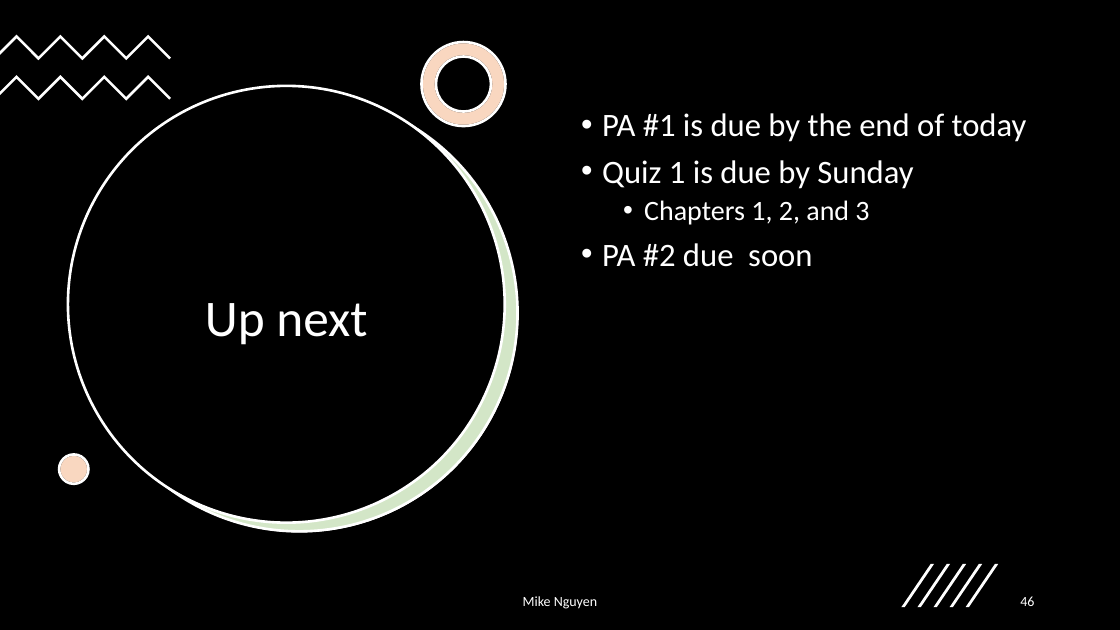
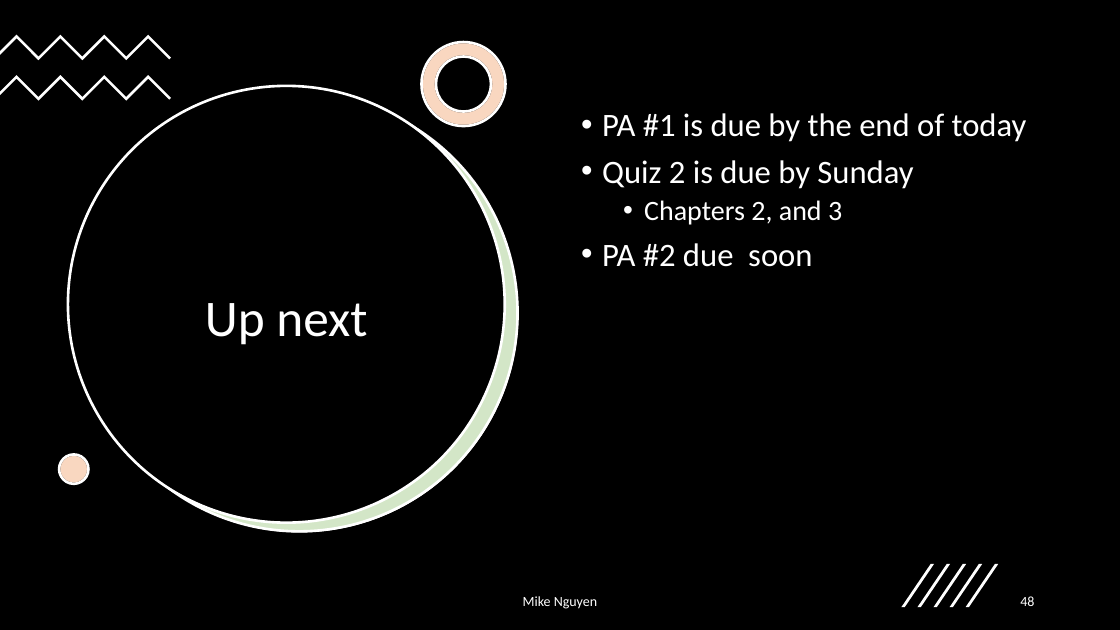
Before and after one commit to mikenguyen13/mar4050_S22, a slide deck: slide 48 of lectures/2/1_Marketing Research Process.pptx (slide 46 before the commit). Drawn at 1120x630 pixels with LibreOffice and Linux fonts; fonts in the diff are those of the drawing. Boxes give left, top, right and bottom in pixels: in the first picture for what was removed or moved away, otherwise in the second. Text is boxed around its words. In the diff, an @@ line names an element or a change of style, - is before the commit and + after.

```diff
--- a/lectures/2/1_Marketing Research Process.pptx
+++ b/lectures/2/1_Marketing Research Process.pptx
@@ text at (x1=602, y1=160, x2=913, y2=225): text changed @@
-• Quiz 1 is due by Sunday
-  • Chapters 1, 2, and 3
+• Quiz 2 is due by Sunday
+  • Chapters 2, and 3
@@ page number at (x1=1020, y1=596, x2=1034, y2=606): text changed @@
-46
+48
```
Also in this commit, not shown: 1 other slide changed, 2 slides added, 9 other files.
